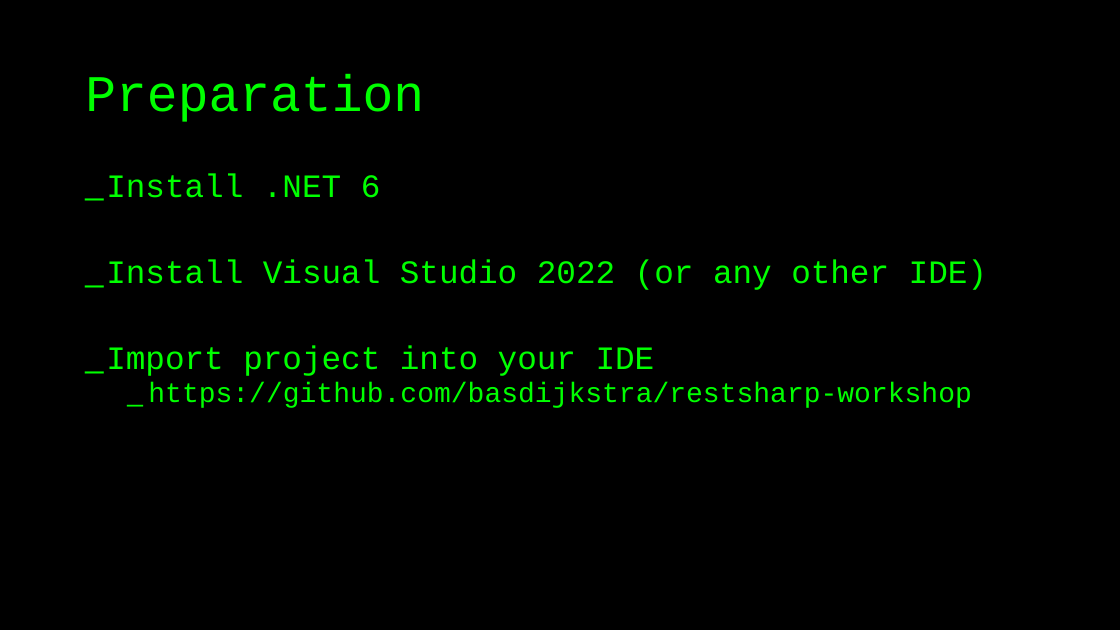
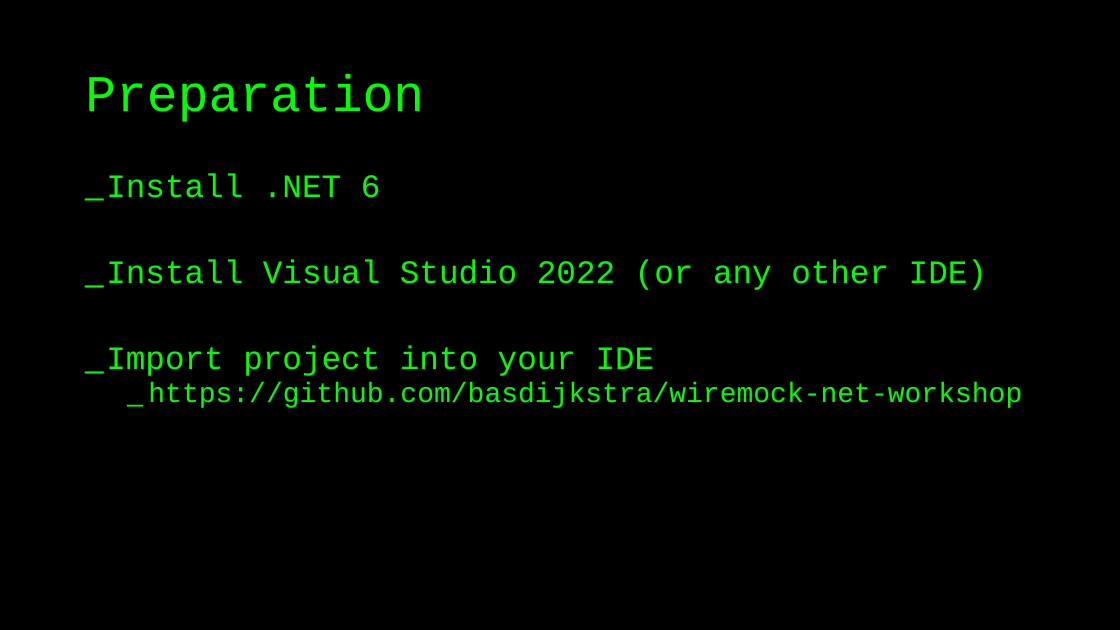
Before and after one commit to basdijkstra/wiremock-net-workshop, a slide deck: slide 3 of WireMockNetWorkshop.pptx. Drawn at 1120x630 pixels with LibreOffice and Linux fonts; fonts in the diff are those of the drawing. Boxes give left, top, right and bottom in pixels: in the first picture for what was removed or moved away, otherwise in the second. Text is boxed around its words. In the diff, an @@ line names an element or a change of style, - is before the commit and + after.

```diff
--- a/WireMockNetWorkshop.pptx
+++ b/WireMockNetWorkshop.pptx
@@ text at [148, 382, 1022, 408]: text changed @@
-  _ https://github.com/basdijkstra/restsharp-workshop
+  _ https://github.com/basdijkstra/wiremock-net-workshop
```
Also in this commit, not shown: 1 other slide changed, 1 slide removed, 4 other files.
